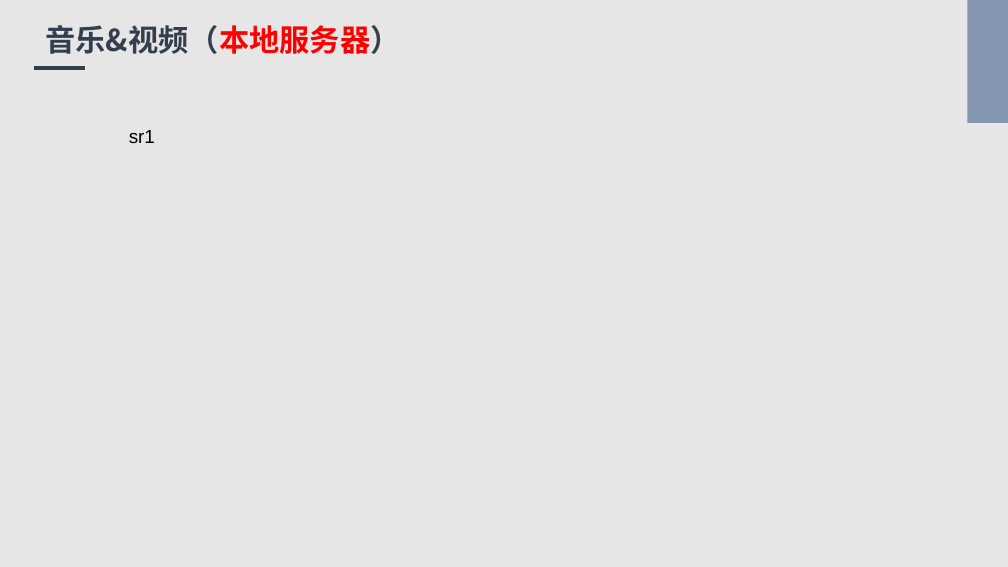
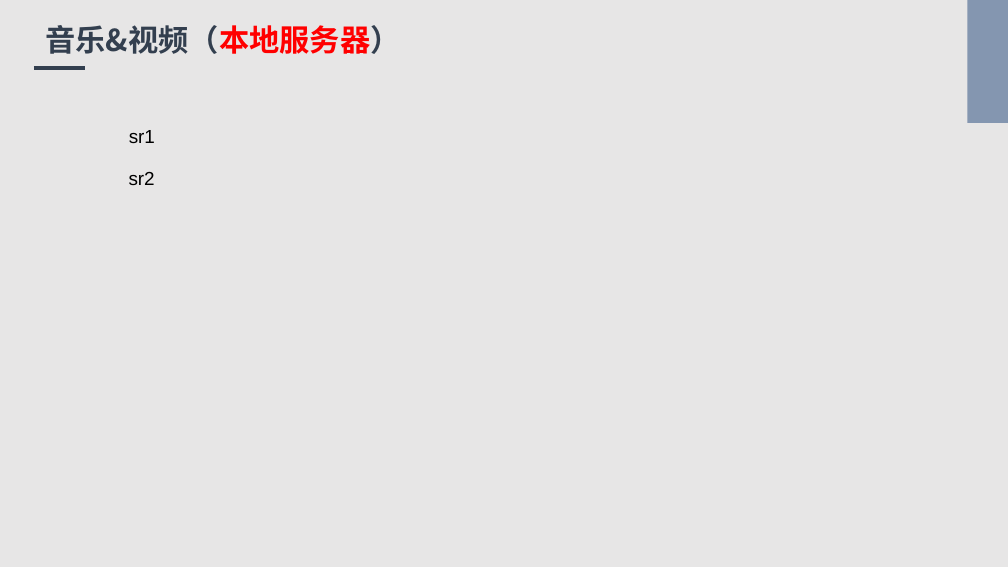
Before and after one commit to Bukehi/BukehiWeb, a slide deck: slide 17 of livefile/livepowerpoint.pptx. Drawn at 1008x567 pixels with LibreOffice and Linux fonts; fonts in the diff are those of the drawing. Boxes give left, top, right and bottom in pixels: in the first picture for what was removed or moved away, otherwise in the second. Text is boxed around its words. In the diff, an @@ line names an element or a change of style, - is before the commit and + after.

```diff
--- a/livefile/livepowerpoint.pptx
+++ b/livefile/livepowerpoint.pptx
@@ text added at (129,172,155,185), 18 pt, text #000000 @@
+sr2
```
Also in this commit, not shown: 2 other slides changed, 3 other files.
